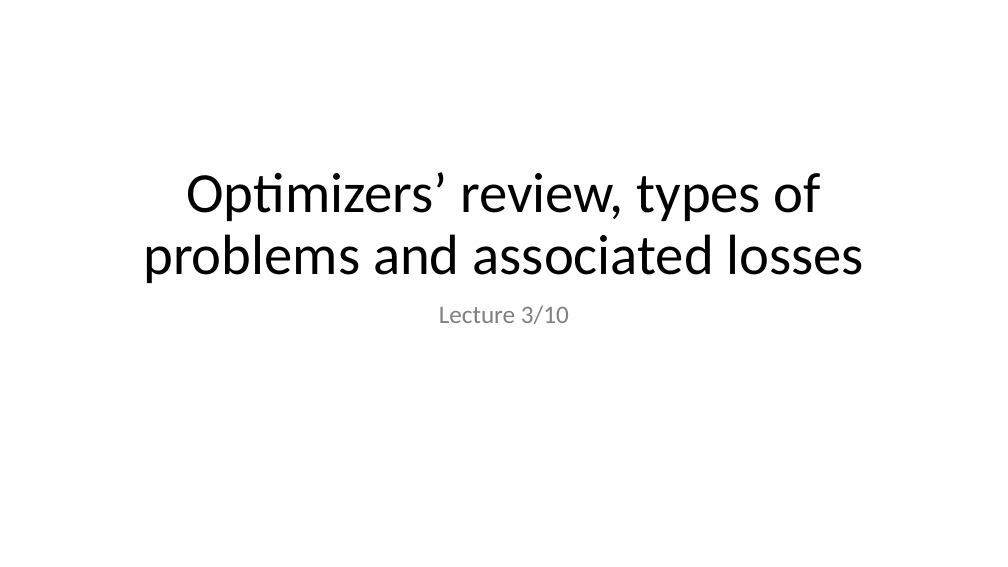
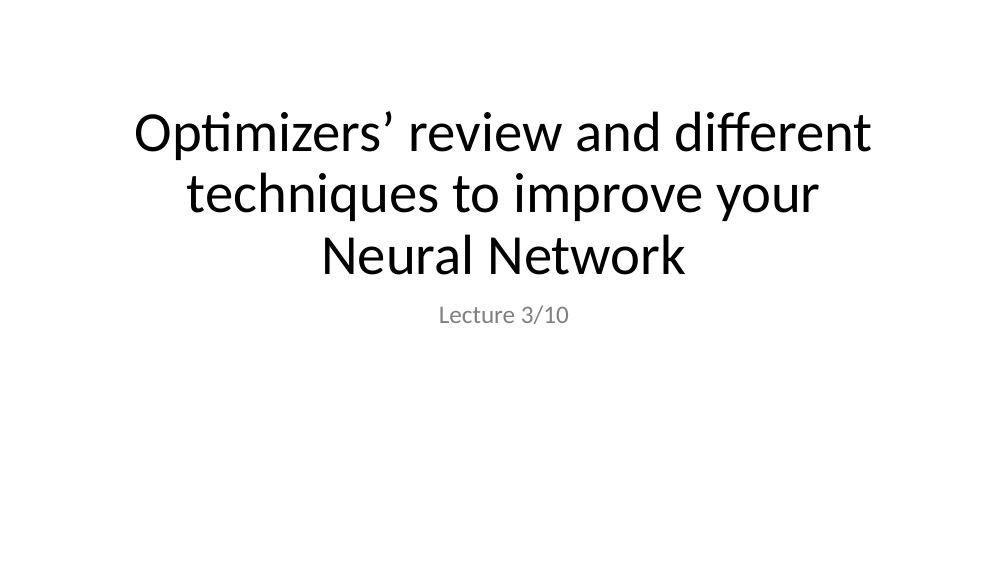
Before and after one commit to MICS-Lab/DeepLearningCourse, a slide deck: slide 1 of Slides_3.pptx. Drawn at 1008x567 pixels with LibreOffice and Linux fonts; fonts in the diff are those of the drawing. Boxes give left, top, right and bottom in pixels: in the first picture for what was removed or moved away, otherwise in the second. Text is boxed around its words. In the diff, an @@ line names an element or a change of style, - is before the commit and + after.

Commit message:
Changed lecture 3 title

```diff
--- a/Slides_3.pptx
+++ b/Slides_3.pptx
@@ title at <box>135,111,873,275</box>: text changed @@
-Optimizers’ review, types of problems and associated losses
+Optimizers’ review and different techniques to improve your Neural Network
```
